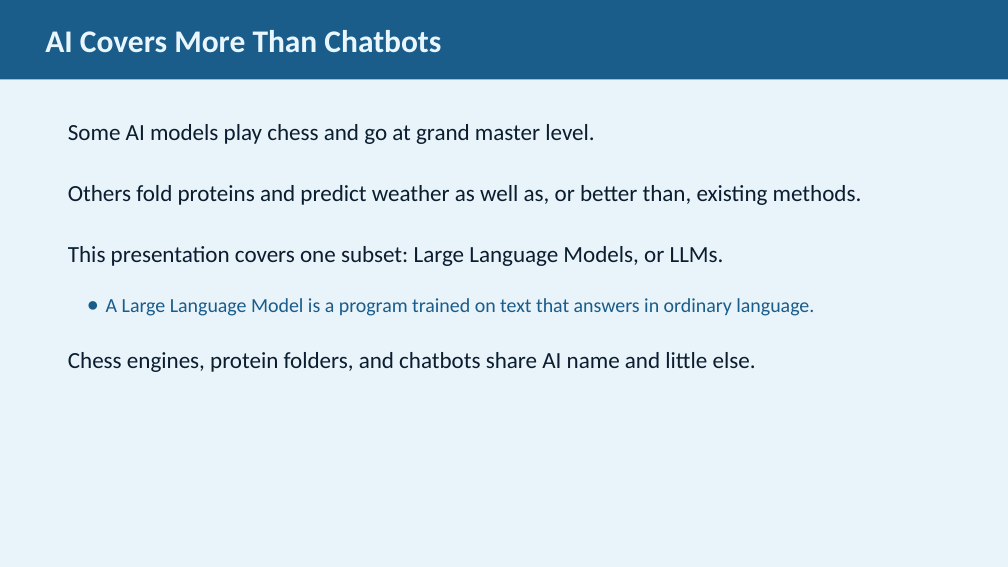
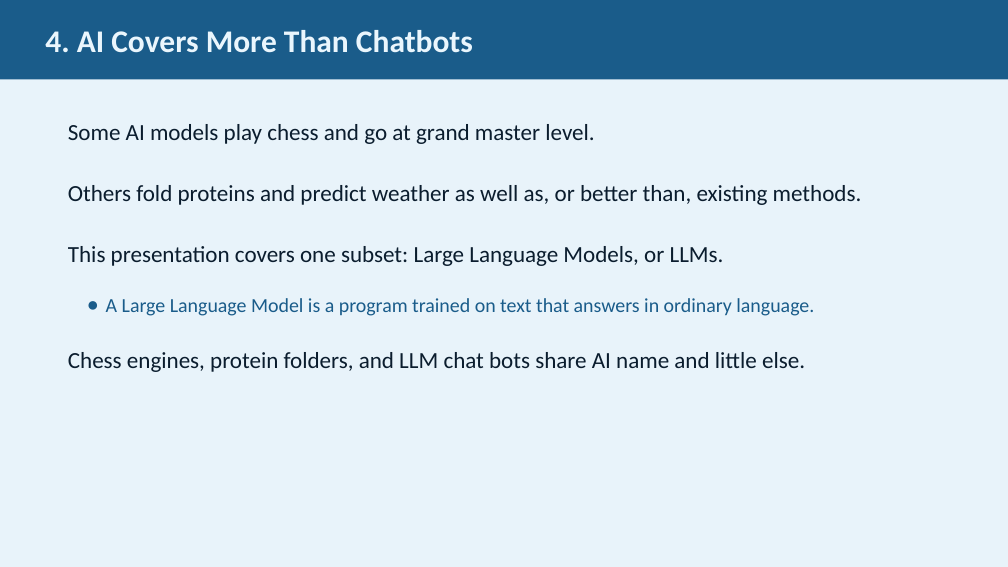
Before and after one commit to JimFawcett/NewSite, a slide deck: slide 4 of AI Presentation 2026/AI_Presentation.pptx (slide 2 before the commit). Drawn at 1008x567 pixels with LibreOffice and Linux fonts; fonts in the diff are those of the drawing. Boxes give left, top, right and bottom in pixels: in the first picture for what was removed or moved away, otherwise in the second. Text is boxed around its words. In the diff, an @@ line names an element or a change of style, - is before the commit and + after.

```diff
--- a/AI Presentation 2026/AI_Presentation.pptx
+++ b/AI Presentation 2026/AI_Presentation.pptx
@@ text in rectangle at box(45, 30, 473, 53): text changed @@
-AI Covers More Than Chatbots
+4. AI Covers More Than Chatbots
@@ text at box(68, 352, 805, 372): text changed @@
-Chess engines, protein folders, and chatbots share AI name and little else.
+Chess engines, protein folders, and LLM chat bots share AI name and little else.
```
Also in this commit, not shown: 28 other slides changed, 2 slides added, 15 other files.
